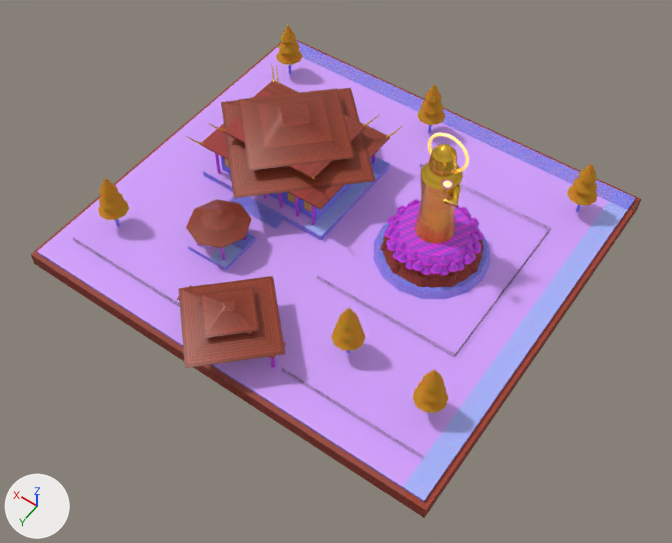
Two versions of the glTF model assets/hero_landmarks_ultra/ultra_lm_30_thien_vien_van_hanh.glb, one commit apart.
The view is the same before and after, from a 50 mm lens placed at (-69.1, 99.2, 139.9), pointed at (-7.2, 12.6, 3.9). Arrows for +X, +Y and +Z are at lower left; the lights stay in place. The first picture is the older version. Vertices at exactly the same position are counted once.

The scene before the commit, as lines of its bpy script (objects in view):
```python
ob_courtyard_terraces_and_steps = bpy.data.objects.new('Courtyard_Terraces_And_Steps', me_courtyard_terraces_and_steps)
ob_courtyard_terraces_and_steps.location = (0.0, 0.0, 0.0)
ob_curved_temple_roofs = bpy.data.objects.new('Curved_Temple_Roofs', me_curved_temple_roofs)
ob_curved_temple_roofs.location = (0.0, 0.0, 0.0)
ob_foundationskirt_minus3m = bpy.data.objects.new('FoundationSkirt_Minus3m', me_foundationskirt_minus3m)
ob_foundationskirt_minus3m.location = (0.0, 0.0, 0.0)
ob_lotus_throne_and_columns = bpy.data.objects.new('Lotus_Throne_And_Columns', me_lotus_throne_and_columns)
ob_lotus_throne_and_columns.location = (0.0, 0.0, 0.0)
ob_mainsanctuary_and_belltower_walls = bpy.data.objects.new('MainSanctuary_And_BellTower_Walls', me_mainsanctuary_and_belltower_walls)
ob_mainsanctuary_and_belltower_walls.location = (0.0, 0.0, 0.0)
ob_monastery_gardens_and_pines = bpy.data.objects.new('Monastery_Gardens_And_Pines', me_monastery_gardens_and_pines)
ob_monastery_gardens_and_pines.location = (0.0, 0.0, 0.0)
ob_shakyamuni_24m_golden_statue = bpy.data.objects.new('Shakyamuni_24m_Golden_Statue', me_shakyamuni_24m_golden_statue)
ob_shakyamuni_24m_golden_statue.location = (0.0, 0.0, 0.0)
```
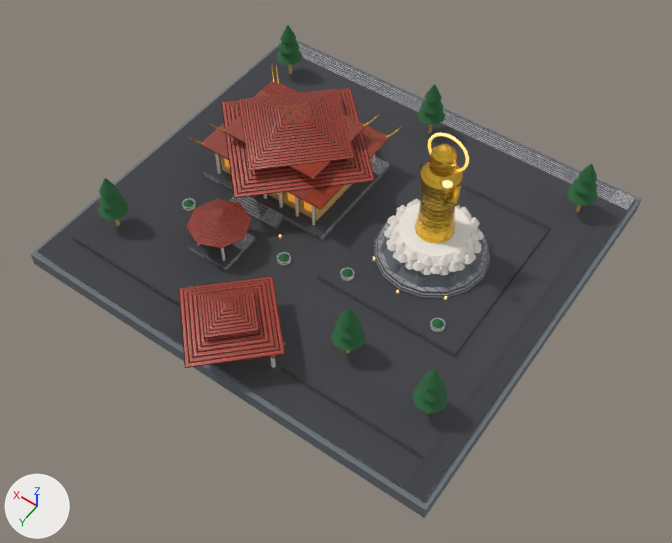
The change, as a list of edits to the scene's bpy script:
```text
Change img_image_5:
    img_image_5: load_image('Image_5', '_unpacked/Image_5', 512, 512, 'sRGB') -> load_image('Image_5', '_unpacked/Image_5', 1024, 1024, 'Non-Color')
Change img_image_2:
    img_image_2: load_image('Image_2', '_unpacked/Image_2', 512, 512, 'sRGB') -> load_image('Image_2', '_unpacked/Image_2', 1024, 1024, 'Non-Color')
Change img_image_6:
    img_image_6: load_image('Image_6', '_unpacked/Image_6', 512, 512, 'sRGB') -> load_image('Image_6', '_unpacked/Image_6', 1024, 1024, 'Non-Color')
Change mat_vanhanh_hillside_skirt_stone:
    remove mat_vanhanh_hillside_skirt_stone.texture = img_image_4
    add mat_vanhanh_hillside_skirt_stone.base_color = (0.153, 0.175, 0.195)  # grey #6d747a
    mat_vanhanh_hillside_skirt_stone.roughness: 0.88 -> 0.86
Change mat_lotus_throne_ivory_and_pink:
    remove mat_lotus_throne_ivory_and_pink.texture = img_image_2
    add mat_lotus_throne_ivory_and_pink.base_color = (0.913, 0.863, 0.791)  # white #f5efe6
    mat_lotus_throne_ivory_and_pink.roughness: 0.44 -> 0.42
Change mat_zen_garden_and_pine_green:
    remove mat_zen_garden_and_pine_green.texture = img_image_6
    add mat_zen_garden_and_pine_green.base_color = (0.0232, 0.138, 0.0437)  # dark green #2a683b
    mat_zen_garden_and_pine_green.roughness: 0.82 -> 0.84
Add mat_pbr1024_curved_pagoda_fishscale_tile_roof:
    mat_pbr1024_curved_pagoda_fishscale_tile_roof = bpy.data.materials.new('PBR1024_Curved_Pagoda_Fishscale_Tile_Roof')
    # uses the picture img_image_4
    # uses the picture img_image_5
    # uses the picture img_image_6
Add mat_pbr1024_sanctuary_warm_ochre_stucco:
    mat_pbr1024_sanctuary_warm_ochre_stucco = bpy.data.materials.new('PBR1024_Sanctuary_Warm_Ochre_Stucco')
    # uses the picture img_image_12
    # uses the picture img_image_13
    # uses the picture img_image_14
Add mat_pbr1024_shakyamuni_24m_golden_bronze:
    mat_pbr1024_shakyamuni_24m_golden_bronze = bpy.data.materials.new('PBR1024_Shakyamuni_24m_Golden_Bronze')
    # uses the picture img_image_0
    # uses the picture img_image_1
    # uses the picture img_image_2
Add mat_pbr1024_monastery_courtyard_wetdew_granite:
    mat_pbr1024_monastery_courtyard_wetdew_granite = bpy.data.materials.new('PBR1024_Monastery_Courtyard_WetDew_Granite')
    # uses the picture img_image_10
    # uses the picture img_image_8
    # uses the picture img_image_9
Change me_courtyard_terraces_and_steps:
    remove me_courtyard_terraces_and_steps.from_pydata(...)  # 105 vertices, 138 faces; spans x -44.0..44.0, y -40.0..40.0, z 0.0..2.0
    add me_courtyard_terraces_and_steps.from_pydata(...)  # 205 vertices, 282 faces; spans x -44.0..44.0, y -40.0..40.0, z 0.0..2.0
    me_courtyard_terraces_and_steps part 1: a new loose piece of 25 vertices spanning x -29.4..-26.6, y 8.6..11.4, z 1.2..1.3, in mat_pbr1024_monastery_courtyard_wetdew_granite
    me_courtyard_terraces_and_steps part 2: a new loose piece of 25 vertices spanning x -9.4..-6.6, y 8.6..11.4, z 1.2..1.3, in mat_pbr1024_monastery_courtyard_wetdew_granite
    me_courtyard_terraces_and_steps part 3: a new loose piece of 25 vertices spanning x 2.6..5.4, y 12.6..15.4, z 1.2..1.3, in mat_pbr1024_monastery_courtyard_wetdew_granite
    me_courtyard_terraces_and_steps part 4: a new loose piece of 25 vertices spanning x 26.6..29.4, y 12.6..15.4, z 1.2..1.3, in mat_pbr1024_monastery_courtyard_wetdew_granite
    me_courtyard_terraces_and_steps part 5: 138 faces spanning x -44.0..44.0, y -40.0..40.0, z 0.0..2.0 switch from mat_monastery_courtyard_granite (picture img_image_5) to mat_pbr1024_monastery_courtyard_wetdew_granite
Change me_shakyamuni_24m_golden_statue:
    where me_shakyamuni_24m_golden_statue.from_pydata(...)  # 584 vertices, 1014 faces; spans x -22.9..32.4, y -19.6..19.1, z 3.8..29.1
    remove me_shakyamuni_24m_golden_statue.materials.append(mat_shakyamuni_24m_golden_bronze)  # picture img_image_0
    add me_shakyamuni_24m_golden_statue.materials.append(mat_pbr1024_shakyamuni_24m_golden_bronze)
Change me_mainsanctuary_and_belltower_walls:
    where me_mainsanctuary_and_belltower_walls.from_pydata(...)  # 104 vertices, 106 faces; spans x -36.4..36.4, y -32.4..26.4, z 0.6..9.6
    remove me_mainsanctuary_and_belltower_walls.materials.append(mat_sanctuary_warm_ochre_wall)  # picture img_image_1
    add me_mainsanctuary_and_belltower_walls.materials.append(mat_pbr1024_sanctuary_warm_ochre_stucco)
Change me_curved_temple_roofs:
    where me_curved_temple_roofs.from_pydata(...)  # 85 vertices, 120 faces; spans x -12.0..35.2, y -25.2..46.0, z 6.6..16.6
    remove me_curved_temple_roofs.materials.append(mat_curved_pagoda_crimson_tile_roof)  # picture img_image_3
    add me_curved_temple_roofs.materials.append(mat_pbr1024_curved_pagoda_fishscale_tile_roof)
Change me_monastery_gardens_and_pines:
    remove me_monastery_gardens_and_pines.from_pydata(...)  # 378 vertices, 540 faces; spans x -39.0..39.0, y -34.9..28.9, z 5.4..13.8
    add me_monastery_gardens_and_pines.from_pydata(...)  # 462 vertices, 660 faces; spans x -39.0..39.0, y -34.9..28.9, z 1.3..13.8
    me_monastery_gardens_and_pines part 6: a new loose piece of 21 vertices spanning x -29.1..-26.9, y 8.9..11.1, z 1.3..2.1, in mat_zen_garden_and_pine_green (dark green #2a683b)
    me_monastery_gardens_and_pines part 7: a new loose piece of 21 vertices spanning x -9.1..-6.9, y 8.9..11.1, z 1.3..2.1, in mat_zen_garden_and_pine_green (dark green #2a683b)
    me_monastery_gardens_and_pines part 8: a new loose piece of 21 vertices spanning x 2.9..5.1, y 12.9..15.1, z 1.3..2.1, in mat_zen_garden_and_pine_green (dark green #2a683b)
    me_monastery_gardens_and_pines part 9: a new loose piece of 21 vertices spanning x 26.9..29.1, y 12.9..15.1, z 1.3..2.1, in mat_zen_garden_and_pine_green (dark green #2a683b)
```

Where the change shows, as pixel boxes [x1, y1, x2, y2] in the pictures (672 x 543 px):
'Courtyard_Terraces_And_Steps', surface changed, reshaped (purple to grey)
    both: [37, 41, 635, 502]
'Curved_Temple_Roofs', surface changed, recoloured
    both: [177, 80, 390, 368]
'FoundationSkirt_Minus3m', surface changed
    both: [31, 40, 641, 518]
'Monastery_Gardens_And_Pines', surface changed
    both: [98, 25, 598, 413]
'Lotus_Throne_And_Columns', surface changed
    both: [197, 153, 484, 368]
'Shakyamuni_24m_Golden_Statue', surface changed, recoloured
    both: [187, 64, 463, 244]
'MainSanctuary_And_BellTower_Walls', recoloured
    both: [115, 65, 581, 414]
part 1 of me_courtyard_terraces_and_steps, added
    after: [430, 318, 446, 331]
part 2 of me_courtyard_terraces_and_steps, added
    after: [340, 267, 355, 279]
part 3 of me_courtyard_terraces_and_steps, added
    after: [276, 252, 291, 264]
part 4 of me_courtyard_terraces_and_steps, added
    after: [182, 198, 196, 209]
part 5 of me_courtyard_terraces_and_steps, recoloured (purple to grey)
    both: [37, 41, 635, 502]
part 6 of me_monastery_gardens_and_pines, added
    after: [432, 319, 444, 329]
part 7 of me_monastery_gardens_and_pines, added
    after: [342, 269, 353, 277]
part 8 of me_monastery_gardens_and_pines, added
    after: [278, 253, 290, 262]
part 9 of me_monastery_gardens_and_pines, added
    after: [183, 199, 194, 207]
